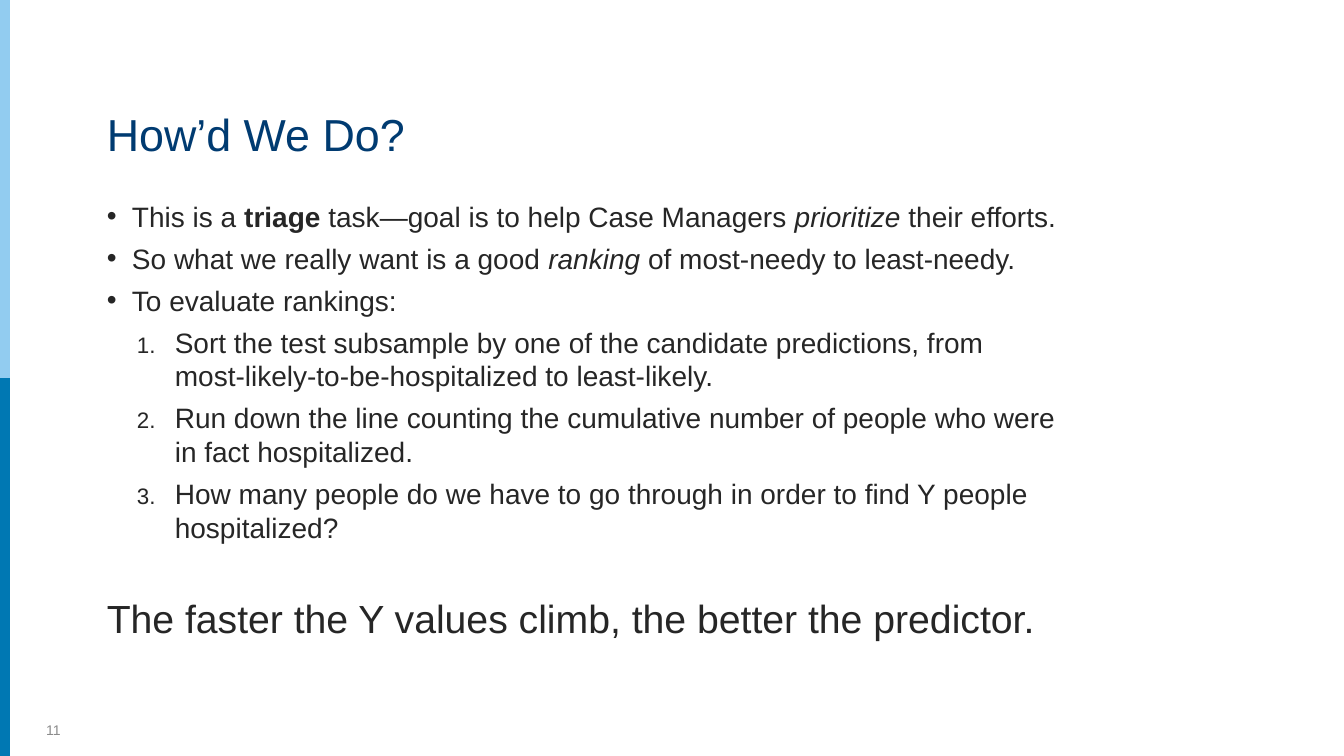
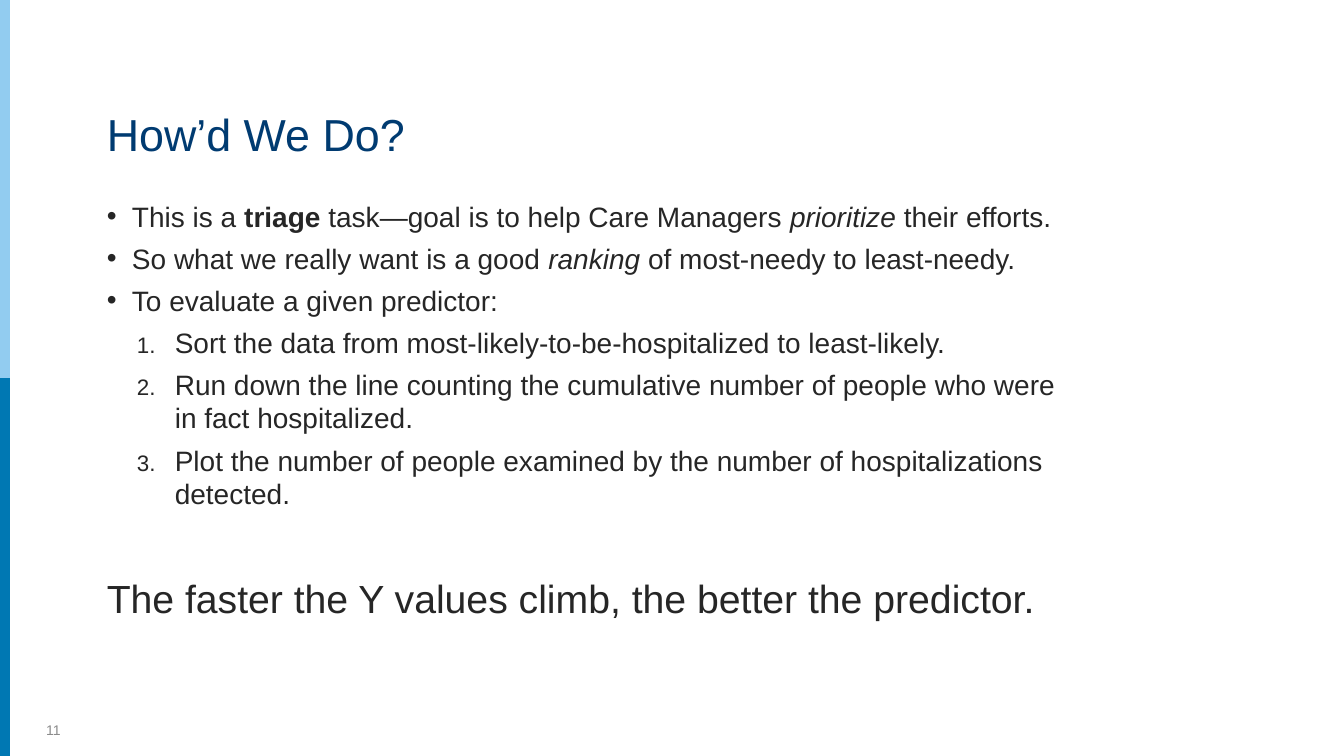
Before and after one commit to rpardee/hcsrn_2019, a slide deck: slide 11 of analytics_for_hmos.pptx. Drawn at 1344x756 pixels with LibreOffice and Linux fonts; fonts in the diff are those of the drawing. Boxes give left, top, right and bottom in pixels: in the first picture for what was removed or moved away, otherwise in the second. Text is boxed around its words. In the diff, an @@ line names an element or a change of style, - is before the commit and + after.

```diff
--- a/analytics_for_hmos.pptx
+++ b/analytics_for_hmos.pptx
@@ text at bbox=[132, 206, 1051, 232]: text changed @@
-• This is a triage task—goal is to help Case Managers prioritize their efforts.
+• This is a triage task—goal is to help Care Managers prioritize their efforts.
@@ text at bbox=[132, 290, 945, 358]: text changed @@
-• To evaluate rankings:
-  1. Sort the test subsample by one of the candidate predictions, from most-likely-to-be-hospitalized to least-likely.
+• To evaluate a given predictor:
+  1. Sort the data from most-likely-to-be-hospitalized to least-likely.
@@ text at bbox=[175, 450, 1043, 505]: text changed @@
-  3. How many people do we have to go through in order to find Y people hospitalized?
+  3. Plot the number of people examined by the number of hospitalizations detected.
```
Also in this commit, not shown: 6 other slides changed, 1 slide removed.
